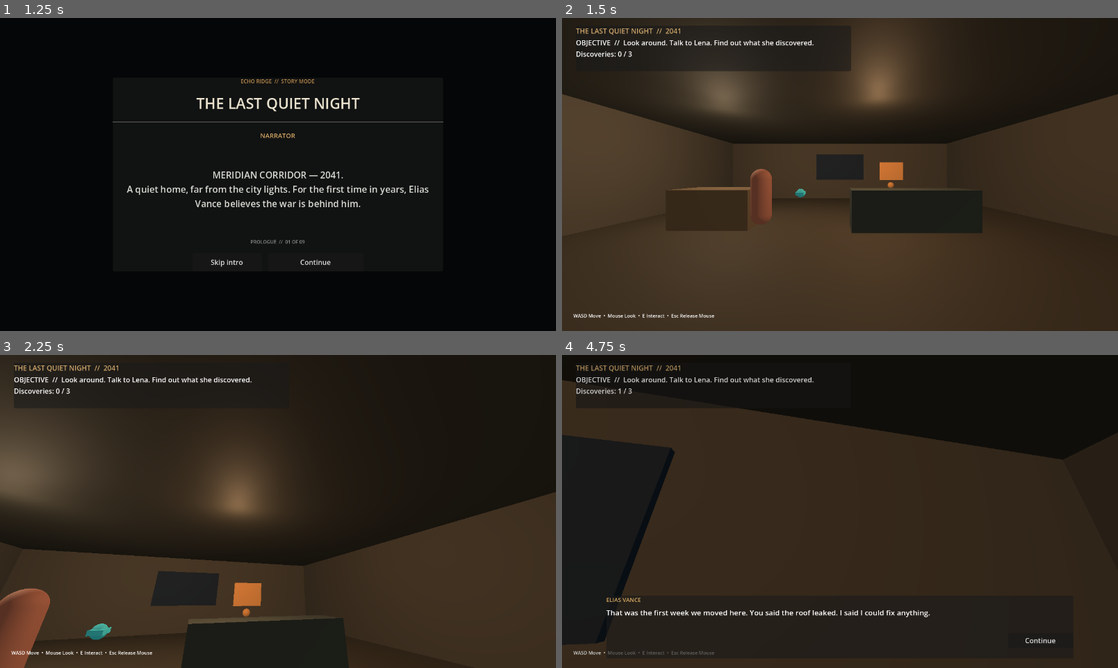
Above: before the commit, frames 1-4 (two rows, left to right).
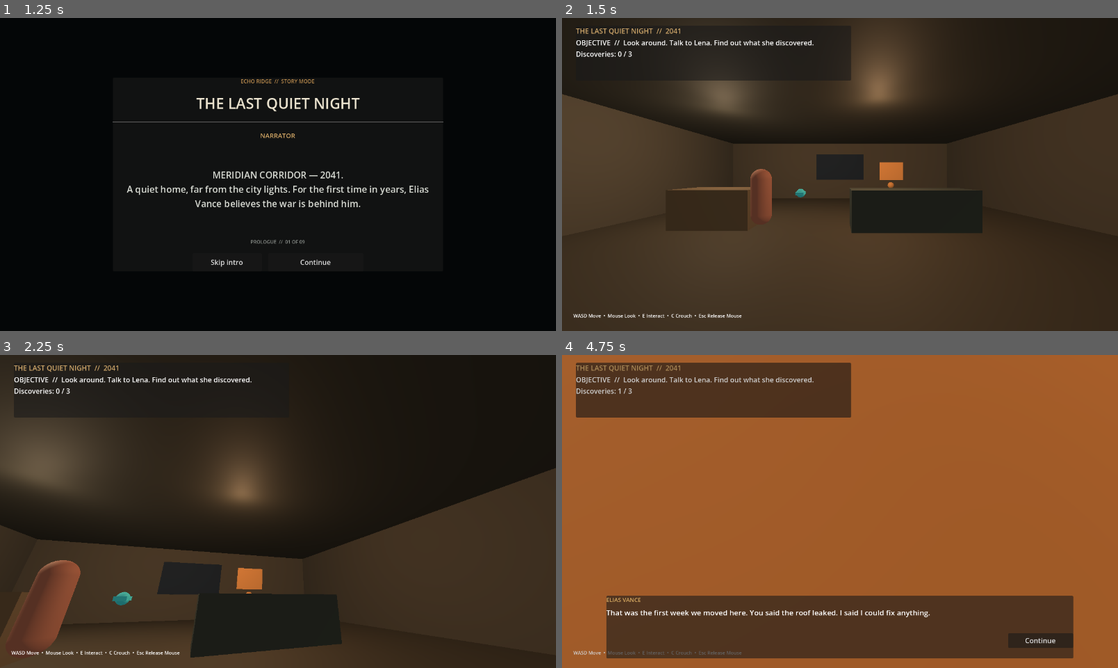
Above: after the commit, the same moments.

Repository: adam656677-oss/sniper
Game: Godot game, scene res://scenes/ui/main_menu.tscn
Two runs of this game, one before a commit and one after it. Both use one fixed random seed, a clock stepped at 60 frames per second and the inputs below.
Inputs (mouse positions are in pixels of both pictures, inside the frame that each line leads up to):
- Up to frame 1 (1.25 s): click "New Story" at 0.5 s
- Up to frame 2 (1.5 s): click "Skip intro" at 1.25 s
- Up to frame 3 (2.25 s): tap Enter (ui_accept) at 2 s; move the mouse to (305, 511) at 2.02 s; hold W (move_forward) from 2.03 s (still down); hold C (crouch) from 2.03 s (still down); click (305, 511) at 2.17 s
- Up to frame 4 (4.75 s): keep holding W (move_forward); tap Enter (ui_accept) at 2.27, 3.02, 4.52 s; tap E (interact) at 2.3, 2.85, 4.55 s; move the mouse to (812, 511) at 2.77 s; release C (crouch) at 2.78 s; click (812, 511) at 2.92 s; tap T (tag) at 3.05 s; move the mouse to (851, 505) at 3.52 s; hold T (tag) 3.53-4.28 s; click (851, 505) at 3.67 s; tap C (crouch) at 3.8 s; move the mouse to (834, 517) at 4.27 s; right-click (834, 517) at 4.35 s; click (834, 517) at 4.42 s

Frame 1 is identical in both runs. In frame 2, 0.5% of the frame differs, in the area x 19-52%, y 16-96%; in frame 3, 13%; in frame 4, 98%, in the area x 0-100%, y 0-100%.

Commit message:
feat: playable stealth escape across the prologue yard
After the breach, two Accord operatives sweep the yard with flashlights.
The player slips past them to the tree line using the van and low cover,
crouching to lower exposure. Being spotted resets Elias to the doorway;
the house is a safe zone. Also closes the gaps beside the front door,
bounds the yard and records whether the escape went unseen.

Co-Authored-By: Claude Opus 5.5 <noreply@anthropic.com>
Claude-Session: https://claude.ai/code/session_01Eowiw1FVohFjtJvnxMnpDW

Diff:
--- a/scenes/ui/prologue_home.gd
+++ b/scenes/ui/prologue_home.gd
@@ -2,23 +2,66 @@
 
 # First playable story sequence. Primitive blockout art is intentional until
 # the production environment and character assets are ready.
+#
+# Quiet scene: explore the home and make three discoveries. Attack: the front
+# door is breached and an Accord team sweeps the yard with flashlights. Escape:
+# slip past them to the tree line. Being spotted sends Elias back to the doorway.
 const PLAYER_SPEED := 4.2
+const CROUCH_SPEED_SCALE := 0.55
+const STAND_EYE_HEIGHT := 0.62
+const CROUCH_EYE_HEIGHT := 0.1
+const CROUCH_EXPOSURE := 0.5
 const LOOK_SENSITIVITY := 0.002
 const INTERACT_DISTANCE := 2.8
 const KESTREL_SCENE := "res://kestrel_mission.tscn"
 
+# Yard layout. The house floor top is at y = 0; the yard ground sits lower.
+const YARD_TOP := -0.145
+const OPERATIVE_HEIGHT := YARD_TOP + 0.9
+const RESET_POINT := Vector3(0, 0.9, 6.5)
+const HOUSE_FRONT_Z := 8.95
+const TREE_LINE_X := 8.5
+const TREE_LINE_MIN_Z := 14.0
+const TREE_LINE_MAX_Z := 47.0
+
+# Escape sweep tuning.
+const FLASHLIGHT_RANGE := 18.0
+const FLASHLIGHT_CONE_DEGREES := 50.0
+const OPERATIVE_SPEED := 1.6
+const OPERATIVE_PAUSE := 1.6
+const SWEEP_DEGREES := 35.0
+const SPOTTED_GRACE := 1.5
+# Each operative walks its route out and back, pausing to sweep at each point.
+const PATROL_ROUTES := [
+	[Vector3(-3.5, 0, 11.5), Vector3(-4.0, 0, 18.0), Vector3(-6.5, 0, 25.0)],
+	[Vector3(6.5, 0, 25.0), Vector3(4.0, 0, 18.0), Vector3(3.5, 0, 11.5)],
+]
+
 var player: CharacterBody3D
+var head: Node3D
 var camera: Camera3D
 var prompt: Label
 var objective: Label
+var exposure_label: Label
+var exposure_bar: ProgressBar
 var key_light: DirectionalLight3D
 var front_door: Node3D
+var door_collision: CollisionShape3D
 var fade_rect: ColorRect
+var alarm_rect: ColorRect
 var attack_lights: Array[SpotLight3D] = []
+var operatives: Array[CharacterBody3D] = []
+var patrols: Array[Dictionary] = []
 var interactables: Dictionary = {}
 var discoveries: Array[String] = []
 var attack_started := false
 var escaped := false
+var crouched := false
+var patrol_enabled := true
+var auto_transition := true
+var spotted_count := 0
+var grace_remaining := 0.0
+var exposure := 0.0
 var pitch := 0.0
 
 func _ready() -> void:
@@ -27,10 +70,9 @@
 	_build_house()
 	_build_player()
 	_build_hud()
-	_add_interactable("photo", "Look at the photograph", Vector3(2.0, 1.1, -3.7), Color(0.65, 0.43, 0.23))
-	_add_interactable("lena", "Talk to Lena", Vector3(-2.2, 1.0, -1.4), Color(0.72, 0.42, 0.34))
-	_add_interactable("ledger", "Take Lena's data key", Vector3(-1.1, 1.0, -1.4), Color(0.18, 0.65, 0.72))
-	_add_interactable("exit", "Escape through the front door", Vector3(0.0, 1.0, 7.0), Color(0.5, 0.5, 0.5))
+	_add_interactable("photo", tr("Look at the photograph"), Vector3(2.0, 1.1, -3.7), Color(0.65, 0.43, 0.23))
+	_add_interactable("lena", tr("Talk to Lena"), Vector3(-2.2, 1.0, -1.4), Color(0.72, 0.42, 0.34))
+	_add_interactable("ledger", tr("Take Lena's data key"), Vector3(-1.1, 1.0, -1.4), Color(0.18, 0.65, 0.72))
 	_update_objective()
 
 func _build_environment() -> void:
@@ -71,8 +113,10 @@
 	_box("Back wall", Vector3(0, 1.8, -8.8), Vector3(14, 3.6, 0.3), Color(0.27, 0.24, 0.2), true)
 	_box("Left wall", Vector3(-7, 1.8, 0), Vector3(0.3, 3.6, 18), Color(0.23, 0.21, 0.18), true)
 	_box("Right wall", Vector3(7, 1.8, 0), Vector3(0.3, 3.6, 18), Color(0.23, 0.21, 0.18), true)
-	_box("Front left wall", Vector3(-5.3, 1.8, 8.8), Vector3(3.4, 3.6, 0.3), Color(0.23, 0.21, 0.18), true)
-	_box("Front right wall", Vector3(5.3, 1.8, 8.8), Vector3(3.4, 3.6, 0.3), Color(0.23, 0.21, 0.18), true)
+	# The front wall meets the 2.8 m doorway exactly so the only way out is the door.
+	_box("Front left wall", Vector3(-4.2, 1.8, 8.8), Vector3(5.6, 3.6, 0.3), Color(0.23, 0.21, 0.18), true)
+	_box("Front right wall", Vector3(4.2, 1.8, 8.8), Vector3(5.6, 3.6, 0.3), Color(0.23, 0.21, 0.18), true)
+	_box("Door lintel", Vector3(0, 3.3, 8.8), Vector3(2.8, 0.6, 0.3), Color(0.23, 0.21, 0.18), false)
 	_box("Ceiling", Vector3(0, 3.65, 0), Vector3(14, 0.3, 18), Color(0.12, 0.12, 0.11), true)
 	_box("Sofa", Vector3(2, 0.55, -1.5), Vector3(3.4, 1.1, 1), Color(0.17, 0.19, 0.18), false)
 	_box("Coffee table", Vector3(2, 0.38, -3), Vector3(2.2, 0.12, 1), Color(0.31, 0.2, 0.12), false)
@@ -81,8 +125,34 @@
 	_box("Photo frame", Vector3(2, 1.65, -3.65), Vector3(0.9, 0.7, 0.08), Color(0.65, 0.43, 0.23), false)
 	_capsule("Lena silhouette", Vector3(-2.2, 0.9, -1.4), Color(0.48, 0.3, 0.25))
 	_box("Data key", Vector3(-1.1, 1, -1.4), Vector3(0.22, 0.08, 0.38), Color(0.18, 0.65, 0.72), false)
-	front_door = _box("Front door", Vector3(0, 1.5, 8.68), Vector3(2.8, 3, 0.16), Color(0.18, 0.13, 0.1), false)
+	_build_front_door()
 	_build_exterior()
+
+func _build_front_door() -> void:
+	# The door hangs from a hinge pivot so the breach swings it into the hall.
+	front_door = Node3D.new()
+	front_door.name = "Front door"
+	front_door.position = Vector3(-1.4, 0, 8.68)
+	add_child(front_door)
+	var panel := MeshInstance3D.new()
+	var panel_mesh := BoxMesh.new()
+	panel_mesh.size = Vector3(2.8, 3, 0.16)
+	panel.mesh = panel_mesh
+	panel.material_override = _mat(Color(0.18, 0.13, 0.1))
+	panel.position = Vector3(1.4, 1.5, 0)
+	front_door.add_child(panel)
+	var blocker := StaticBody3D.new()
+	blocker.name = "Door blocker"
+	blocker.position = Vector3(0, 1.8, 8.8)
+	door_collision = CollisionShape3D.new()
+	var shape := BoxShape3D.new()
+	shape.size = Vector3(2.8, 3.6, 0.3)
+	door_collision.shape = shape
+	blocker.add_child(door_collision)
+	add_child(blocker)
+
+func doorway_open() -> bool:
+	return door_collision.disabled
 
 func _build_player() -> void:
 	player = CharacterBody3D.new()
@@ -94,8 +164,8 @@
 	capsule.height = 1.8
 	collider.shape = capsule
 	player.add_child(collider)
-	var head := Node3D.new()
-	head.position.y = 0.62
+	head = Node3D.new()
+	head.position.y = STAND_EYE_HEIGHT
 	player.add_child(head)
 	camera = Camera3D.new()
 	camera.current = true
@@ -106,17 +176,15 @@
 func _build_hud() -> void:
 	var layer := CanvasLayer.new()
 	add_child(layer)
-	fade_rect = ColorRect.new()
-	fade_rect.set_anchors_and_offsets_preset(Control.PRESET_FULL_RECT)
-	fade_rect.color = Color.BLACK
-	fade_rect.modulate.a = 0.0
-	fade_rect.mouse_filter = Control.MOUSE_FILTER_IGNORE
+	fade_rect = _overlay(Color.BLACK)
 	layer.add_child(fade_rect)
+	alarm_rect = _overlay(Color(0.55, 0.04, 0.02))
+	layer.add_child(alarm_rect)
 	var panel := PanelContainer.new()
 	panel.anchor_left = 0.025
 	panel.anchor_top = 0.025
 	panel.anchor_right = 0.52
-	panel.anchor_bottom = 0.17
+	panel.anchor_bottom = 0.2
 	layer.add_child(panel)
 	var column := VBoxContainer.new()
 	panel.add_child(column)
@@ -127,6 +195,26 @@
 	objective = Label.new()
 	objective.autowrap_mode = TextServer.AUTOWRAP_WORD_SMART
 	column.add_child(objective)
+	var exposure_row := HBoxContainer.new()
+	column.add_child(exposure_row)
+	exposure_label = Label.new()
+	exposure_label.text = tr("EXPOSURE")
+	exposure_label.add_theme_font_size_override("font_size", 12)
+	exposure_label.add_theme_color_override("font_color", Color(0.9, 0.55, 0.32))
+	exposure_row.add_child(exposure_label)
+	exposure_bar = ProgressBar.new()
+	exposure_bar.min_value = 0.0
+	exposure_bar.max_value = 1.0
+	exposure_bar.step = 0.0
+	exposure_bar.show_percentage = false
+	exposure_bar.custom_minimum_size = Vector2(220, 12)
+	exposure_bar.size_flags_vertical = Control.SIZE_SHRINK_CENTER
+	var fill := StyleBoxFlat.new()
+	fill.bg_color = Color(0.86, 0.32, 0.16)
+	exposure_bar.add_theme_stylebox_override("fill", fill)
+	exposure_row.add_child(exposure_bar)
+	exposure_label.visible = false
+	exposure_bar.visible = false
 	prompt = Label.new()
 	prompt.anchor_left = 0.2
 	prompt.anchor_right = 0.8
@@ -137,13 +225,21 @@
 	prompt.add_theme_font_size_override("font_size", 20)
 	layer.add_child(prompt)
 	var controls := Label.new()
-	controls.text = tr("WASD Move  •  Mouse Look  •  E Interact  •  Esc Release Mouse")
+	controls.text = tr("WASD Move  •  Mouse Look  •  E Interact  •  C Crouch  •  Esc Release Mouse")
 	controls.anchor_left = 0.02
 	controls.anchor_right = 0.72
 	controls.anchor_top = 0.94
 	controls.anchor_bottom = 0.99
 	controls.add_theme_font_size_override("font_size", 11)
 	layer.add_child(controls)
+
+func _overlay(tint: Color) -> ColorRect:
+	var rect := ColorRect.new()
+	rect.set_anchors_and_offsets_preset(Control.PRESET_FULL_RECT)
+	rect.color = tint
+	rect.modulate.a = 0.0
+	rect.mouse_filter = Control.MOUSE_FILTER_IGNORE
+	return rect
 
 func _mat(color: Color) -> StandardMaterial3D:
 	var material := StandardMaterial3D.new()
@@ -170,6 +266,18 @@
 	add_child(root)
 	return root
 
+# Invisible collision that keeps the player inside the yard.
+func _boundary(label: String, at: Vector3, size: Vector3) -> void:
+	var body := StaticBody3D.new()
+	body.name = label
+	body.position = at
+	var collision := CollisionShape3D.new()
+	var shape := BoxShape3D.new()
+	shape.size = size
+	collision.shape = shape
+	body.add_child(collision)
+	add_child(body)
+
 func _capsule(label: String, at: Vector3, tint: Color) -> void:
 	var mesh := MeshInstance3D.new()
 	var shape := CapsuleMesh.new()
@@ -184,19 +292,31 @@
 func _build_exterior() -> void:
 	_box("Yard ground", Vector3(0, -0.32, 27), Vector3(46, 0.35, 40), Color(0.12, 0.14, 0.12), true)
 	_box("Gravel drive", Vector3(0, -0.1, 23), Vector3(5.2, 0.06, 28), Color(0.25, 0.23, 0.19), false)
-	_box("Accord response vehicle", Vector3(0, 0.62, 24), Vector3(4.2, 1.25, 6.2), Color(0.055, 0.065, 0.07), false)
+	# A box van tall enough to hide a standing man; low cover on each flank only
+	# hides a crouching one.
+	_box("Accord response vehicle", Vector3(0, YARD_TOP + 1.05, 24), Vector3(2.6, 2.1, 5.8), Color(0.055, 0.065, 0.07), true)
+	_box("Vehicle windshield", Vector3(0, YARD_TOP + 1.55, 21.08), Vector3(2.3, 0.62, 0.05), Color(0.1, 0.13, 0.16), false)
+	_box("Woodpile", Vector3(-6.5, YARD_TOP + 0.575, 16.0), Vector3(0.9, 1.15, 3.0), Color(0.24, 0.16, 0.09), true)
+	_box("Garden wall", Vector3(6.5, YARD_TOP + 0.575, 16.0), Vector3(0.9, 1.15, 3.0), Color(0.29, 0.28, 0.26), true)
+	_boundary("Yard boundary west", Vector3(-23.15, 1.5, 27), Vector3(0.3, 4, 40))
+	_boundary("Yard boundary east", Vector3(23.15, 1.5, 27), Vector3(0.3, 4, 40))
+	_boundary("Yard boundary north", Vector3(0, 1.5, 47.15), Vector3(46.6, 4, 0.3))
+	_boundary("Yard boundary near west", Vector3(-15, 1.5, 6.85), Vector3(16, 4, 0.3))
+	_boundary("Yard boundary near east", Vector3(15, 1.5, 6.85), Vector3(16, 4, 0.3))
 	for x in [-13.0, -9.0, 9.0, 13.0]:
 		for z in [13.0, 21.0, 30.0, 38.0]:
 			_tree(Vector3(x, 0, z))
-	for x in [-1.15, 1.15]:
+	for x in [-0.9, 0.9]:
 		var headlight := SpotLight3D.new()
 		headlight.light_color = Color(0.78, 0.86, 1.0)
 		headlight.light_energy = 0.0
 		headlight.spot_range = 25.0
 		headlight.spot_angle = 28.0
-		headlight.position = Vector3(x, 0.9, 21.0)
+		headlight.position = Vector3(x, YARD_TOP + 0.75, 20.95)
 		add_child(headlight)
 		attack_lights.append(headlight)
+	for index in PATROL_ROUTES.size():
+		_add_operative(index)
 
 func _tree(at: Vector3) -> void:
 	var trunk := MeshInstance3D.new()
@@ -218,6 +338,119 @@
 	crown.position = at + Vector3(0, 3.8, 0)
 	add_child(crown)
 
+# A dark capsule figure with a flashlight, a faint visible beam and the shared
+# Perception component narrowed to the beam.
+func _add_operative(index: int) -> void:
+	var body := CharacterBody3D.new()
+	body.name = "Accord operative %d" % (index + 1)
+	var collider := CollisionShape3D.new()
+	var capsule := CapsuleShape3D.new()
+	capsule.radius = 0.32
+	capsule.height = 1.8
+	collider.shape = capsule
+	body.add_child(collider)
+	var figure := MeshInstance3D.new()
+	var figure_mesh := CapsuleMesh.new()
+	figure_mesh.radius = 0.3
+	figure_mesh.height = 1.8
+	figure.mesh = figure_mesh
+	figure.material_override = _mat(Color(0.07, 0.08, 0.075))
+	body.add_child(figure)
+	var visor := MeshInstance3D.new()
+	var visor_mesh := BoxMesh.new()
+	visor_mesh.size = Vector3(0.34, 0.1, 0.08)
+	visor.mesh = visor_mesh
+	var visor_mat := _mat(Color(0.4, 0.75, 0.9))
+	visor_mat.emission_enabled = true
+	visor_mat.emission = Color(0.25, 0.6, 0.8)
+	visor.material_override = visor_mat
+	visor.position = Vector3(0, 0.62, -0.27)
+	body.add_child(visor)
+	var flashlight := SpotLight3D.new()
+	flashlight.name = "Flashlight"
+	flashlight.light_color = Color(0.86, 0.9, 1.0)
+	flashlight.light_energy = 6.0
+	flashlight.spot_range = FLASHLIGHT_RANGE
+	flashlight.spot_angle = FLASHLIGHT_CONE_DEGREES * 0.5
+	flashlight.shadow_enabled = true
+	flashlight.position = Vector3(0.2, 0.45, -0.32)
+	body.add_child(flashlight)
+	var beam := MeshInstance3D.new()
+	beam.name = "Beam"
+	var beam_length := FLASHLIGHT_RANGE * 0.55
+	var beam_mesh := CylinderMesh.new()
+	beam_mesh.top_radius = 0.06
+	beam_mesh.bottom_radius = tan(deg_to_rad(FLASHLIGHT_CONE_DEGREES * 0.5)) * beam_length
+	beam_mesh.height = beam_length
+	beam_mesh.cap_top = false
+	beam_mesh.cap_bottom = false
+	beam.mesh = beam_mesh
+	var beam_mat := StandardMaterial3D.new()
+	beam_mat.shading_mode = BaseMaterial3D.SHADING_MODE_UNSHADED
+	# Plain alpha mixing: additive blending floods the whole view white in the
+	# Compatibility renderer once the camera is near or inside a cone.
+	beam_mat.transparency = BaseMaterial3D.TRANSPARENCY_ALPHA
+	beam_mat.cull_mode = BaseMaterial3D.CULL_DISABLED
+	beam_mat.albedo_color = Color(0.75, 0.82, 1.0, 0.04)
+	beam.material_override = beam_mat
+	beam.cast_shadow = GeometryInstance3D.SHADOW_CASTING_SETTING_OFF
+	# The cylinder's narrow top faces the torch; its wide base reaches forward.
+	beam.rotation.x = PI * 0.5
+	beam.position = flashlight.position + Vector3(0, 0, -beam_length * 0.5)
+	body.add_child(beam)
+	var perception := Perception.new()
+	perception.name = "Perception"
+	perception.fov_degrees = FLASHLIGHT_CONE_DEGREES
+	body.add_child(perception)
+	var route: Array = PATROL_ROUTES[index]
+	# The second operative starts mid-route so the two flanks are out of phase.
+	var start := 0 if index == 0 else 1
+	body.position = _ground(route[start])
+	body.visible = false
+	add_child(body)
+	operatives.append(body)
+	patrols.append({"body": body, "route": route, "target": start, "step": 1, "wait": OPERATIVE_PAUSE, "phase": 0.0})
+	body.rotation.y = _yaw_towards(body.position, _ground(route[_next_target(patrols.back())]))
+
+func _ground(point: Vector3) -> Vector3:
+	return Vector3(point.x, OPERATIVE_HEIGHT, point.z)
+
+func _yaw_towards(from: Vector3, to: Vector3) -> float:
+	return atan2(from.x - to.x, from.z - to.z)
+
+# Routes are walked out and back rather than looped.
+func _next_target(patrol: Dictionary) -> int:
+	var route: Array = patrol.route
+	var next: int = patrol.target + patrol.step
+	if next < 0 or next >= route.size():
+		return patrol.target - patrol.step
+	return next
+
+func _update_patrols(delta: float) -> void:
+	for patrol in patrols:
+		var body: CharacterBody3D = patrol.body
+		if patrol.wait > 0.0:
+			# Hold position and sweep the beam toward the next leg of the route.
+			patrol.wait -= delta
+			patrol.phase += delta
+			var ahead := _ground(patrol.route[_next_target(patrol)])
+			var sweep := deg_to_rad(SWEEP_DEGREES) * sin(patrol.phase * 1.8)
+			body.rotation.y = lerp_angle(body.rotation.y, _yaw_towards(body.global_position, ahead) + sweep, minf(1.0, 5.0 * delta))
+			if patrol.wait <= 0.0:
+				var next := _next_target(patrol)
+				patrol.step = signi(next - patrol.target)
+				patrol.target = next
+			continue
+		var goal := _ground(patrol.route[patrol.target])
+		var to_goal := goal - body.global_position
+		to_goal.y = 0.0
+		if to_goal.length() < 0.05:
+			patrol.wait = OPERATIVE_PAUSE
+			patrol.phase = 0.0
+			continue
+		body.global_position += to_goal.normalized() * minf(OPERATIVE_SPEED * delta, to_goal.length())
+		body.rotation.y = lerp_angle(body.rotation.y, _yaw_towards(body.global_position, goal), minf(1.0, 6.0 * delta))
+
 func _add_interactable(id: String, label: String, at: Vector3, tint: Color) -> void:
 	var marker := MeshInstance3D.new()
 	var sphere := SphereMesh.new()
@@ -234,7 +467,7 @@
 	var nearest := ""
 	var nearest_distance := INTERACT_DISTANCE
 	for id in interactables:
-		if id == "exit" and not attack_started:
+		if discoveries.has(id):
 			continue
 		var marker: Node3D = interactables[id].node
 		var distance := player.global_position.distance_to(marker.global_position)
@@ -246,20 +479,15 @@
 func _process(_delta: float) -> void:
 	if escaped:
 		return
+	if Input.is_action_just_pressed("crouch"):
+		set_crouched(not crouched)
 	var target := _nearest_interactable()
 	prompt.text = tr("[E] %s") % String(interactables[target].label) if not target.is_empty() else ""
 	if Input.is_action_just_pressed("interact") and not target.is_empty():
 		interact_with(target)
 
 func interact_with(id: String) -> bool:
-	if escaped or not interactables.has(id):
-		return false
-	if id == "exit":
-		if not attack_started:
-			return false
-		_escape_home()
-		return true
-	if discoveries.has(id):
+	if escaped or not interactables.has(id) or discoveries.has(id):
 		return false
 	discoveries.append(id)
 	match id:
@@ -271,7 +499,7 @@
 		"ledger":
 			StoryCampaign.dialogue_requested.emit(tr("LENA VALE"), tr("I copied the files. If anything happens, this key is the only piece they won't find in the system."))
 			StoryCampaign.add_evidence("black_ledger_fragment_00")
-	if discoveries.size() == 3:
+	if discoveries.size() == interactables.size():
 		_begin_attack()
 	else:
 		_update_objective()
@@ -297,25 +525,100 @@
 	var tween := create_tween()
 	tween.tween_property(flash, "light_energy", 0.0, 1.4)
 	tween.tween_callback(flash.queue_free)
+	door_collision.disabled = true
 	var door_tween := create_tween()
-	door_tween.tween_property(front_door, "rotation:y", deg_to_rad(-72), 0.8).set_delay(0.5)
+	door_tween.tween_property(front_door, "rotation:y", deg_to_rad(72), 0.8).set_delay(0.5)
+	for operative in operatives:
+		operative.visible = true
+	exposure_label.visible = true
+	exposure_bar.visible = true
 	StoryCampaign.dialogue_requested.emit(tr("NARRATOR"), tr("The front door buckles inward. The house is no longer safe."))
+	StoryCampaign.dialogue_requested.emit(tr("MARA QUILL — RADIO"), tr("Two of them are sweeping the yard with lights. Stay out of the beams and make for the trees."))
 	_update_objective()
+
+# How visible Elias is to a flashlight, from 0 (invisible) to 1 (fully exposed).
+# Perception multiplies this by the beam's distance falloff and the difficulty.
+func player_exposure() -> float:
+	var value := CROUCH_EXPOSURE if crouched else 1.0
+	var speed := Vector2(player.velocity.x, player.velocity.z).length()
+	if speed > PLAYER_SPEED * 0.75:
+		value *= 1.15
+	return clampf(value, 0.0, 1.0)
+
+func set_crouched(value: bool) -> void:
+	crouched = value
+	head.position.y = CROUCH_EYE_HEIGHT if crouched else STAND_EYE_HEIGHT
+
+func visibility_to(operative: Node3D) -> float:
+	var perception: Perception = operative.get_node("Perception")
+	return perception.visibility_of(camera.global_position, player_exposure(), FLASHLIGHT_RANGE)
+
+func in_tree_line(point: Vector3) -> bool:
+	return absf(point.x) >= TREE_LINE_X and point.z >= TREE_LINE_MIN_Z and point.z <= TREE_LINE_MAX_Z
+
+func _update_detection(delta: float) -> void:
+	if grace_remaining > 0.0:
+		grace_remaining = maxf(0.0, grace_remaining - delta)
+		exposure = 0.0
+	else:
+		exposure = 0.0
+		# The house is the safe zone: the player can watch the sweep from the
+		# doorway and pick a moment without being caught through the frame.
+		var outside := player.global_position.z > HOUSE_FRONT_Z
+		for operative in operatives:
+			var perception: Perception = operative.get_node("Perception")
+			perception.accumulate(visibility_to(operative) if outside else 0.0, delta)
+			exposure = maxf(exposure, perception.awareness)
+		if exposure >= 1.0:
+			_spotted()
+	exposure_bar.value = exposure
+
+func _spotted() -> void:
+	spotted_count += 1
+	for operative in operatives:
+		var perception: Perception = operative.get_node("Perception")
+		perception.awareness = 0.0
+	exposure = 0.0
+	grace_remaining = SPOTTED_GRACE
+	player.global_position = RESET_POINT
+	player.velocity = Vector3.ZERO
+	player.rotation.y = PI
+	pitch = 0.0
+	camera.rotation.x = 0.0
+	alarm_rect.modulate.a = 0.45
+	var flash := create_tween()
+	flash.tween_property(alarm_rect, "modulate:a", 0.0, 0.9)
+	if spotted_count == 1:
+		StoryCampaign.dialogue_requested.emit(tr("MARA QUILL — RADIO"), tr("They saw you! Get back inside and wait for the lights to pass."))
+	else:
+		StoryCampaign.dialogue_requested.emit(tr("MARA QUILL — RADIO"), tr("Low and slow, Echo. Crouch behind the woodpile or the wall and let the beams go by."))
 
 func _escape_home() -> void:
 	escaped = true
 	StoryCampaign.set_flag("home_attack_survived", true)
+	StoryCampaign.set_flag("prologue_escape_unseen", spotted_count == 0)
+	exposure_label.visible = false
+	exposure_bar.visible = false
+	if spotted_count == 0:
+		StoryCampaign.dialogue_requested.emit(tr("MARA QUILL — RADIO"), tr("They never saw you. Keep moving, Echo."))
+	else:
+		StoryCampaign.dialogue_requested.emit(tr("MARA QUILL — RADIO"), tr("You're clear. Barely. Keep moving."))
 	StoryCampaign.dialogue_requested.emit(tr("NARRATOR"), tr("Elias disappears into the tree line with Lena's data key. By sunrise, Asterion will call him the attacker."))
 	objective.text = tr("PROLOGUE COMPLETE  //  KESTREL PASS UNLOCKED")
 	prompt.text = tr("Moving to Kestrel Pass...")
 	Input.mouse_mode = Input.MOUSE_MODE_VISIBLE
-	_finish_escape_transition()
+	if auto_transition:
+		_finish_escape_transition()
 
 func _finish_escape_transition() -> void:
 	# Let every queued line finish so the final story beat is never cut off.
 	while StoryDialogue.panel.visible or not StoryDialogue.queue.is_empty():
 		await get_tree().process_frame
+		if not is_inside_tree():
+			return
 	await get_tree().create_timer(0.35).timeout
+	if not is_inside_tree():
+		return
 	var fade := create_tween()
 	fade.tween_property(fade_rect, "modulate:a", 1.0, 1.0)
 	await fade.finished
@@ -324,7 +627,7 @@
 
 func _update_objective() -> void:
 	if attack_started:
-		objective.text = tr("OBJECTIVE  //  Escape through the front door")
+		objective.text = tr("OBJECTIVE  //  Slip past the Accord team and reach the tree line") + "\n" + tr("Stay out of the flashlights. Crouch (C) behind cover.")
 	else:
 		objective.text = tr("OBJECTIVE  //  Look around. Talk to Lena. Find out what she discovered.") + "\n" + tr("Discoveries: %d / 3") % discoveries.size()
 
@@ -343,10 +646,21 @@
 		return
 	var movement := Input.get_vector("move_left", "move_right", "move_forward", "move_back")
 	var direction := (player.global_transform.basis * Vector3(movement.x, 0, movement.y)).normalized()
-	player.velocity.x = direction.x * PLAYER_SPEED
-	player.velocity.z = direction.z * PLAYER_SPEED
+	var speed := PLAYER_SPEED * (CROUCH_SPEED_SCALE if crouched else 1.0)
+	player.velocity.x = direction.x * speed
+	player.velocity.z = direction.z * speed
 	if player.is_on_floor():
 		player.velocity.y = 0
 	else:
 		player.velocity.y -= 20.0 * delta
 	player.move_and_slide()
+	if player.global_position.y < -4.0:
+		player.global_position = RESET_POINT
+		player.velocity = Vector3.ZERO
+	if not attack_started:
+		return
+	if patrol_enabled:
+		_update_patrols(delta)
+	_update_detection(delta)
+	if in_tree_line(player.global_position):
+		_escape_home()
